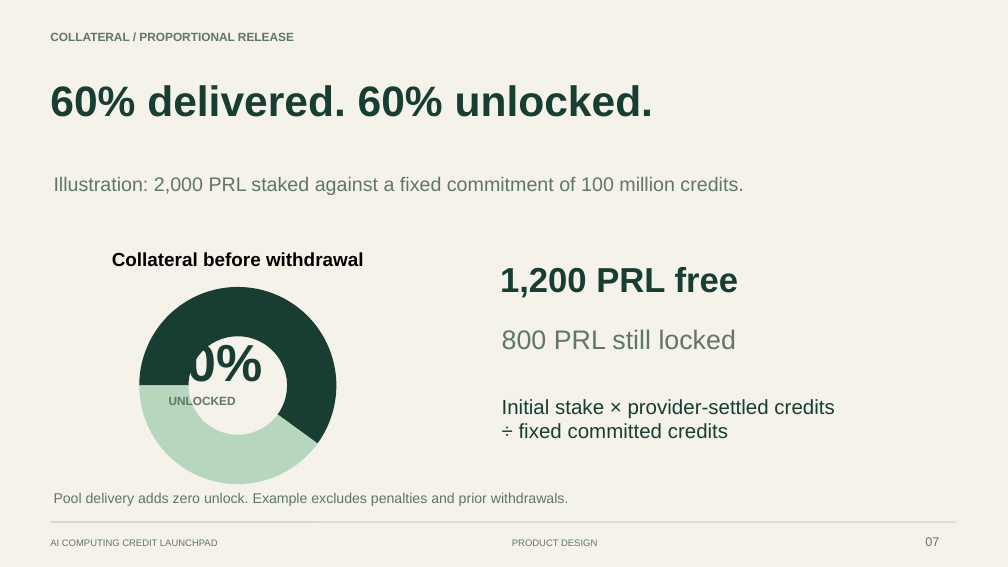
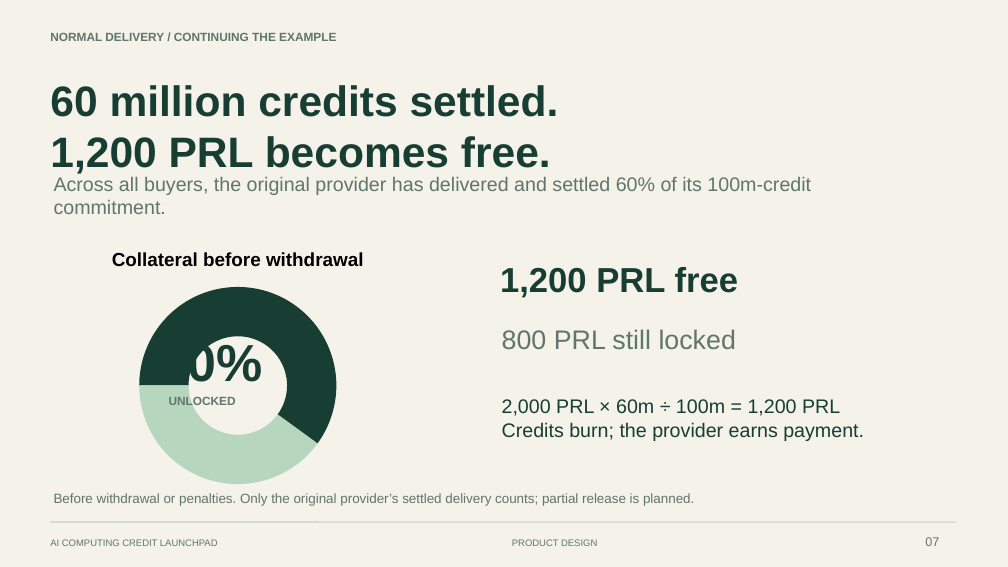
Before and after one commit to xgaozoyoe/cc-launchpad-router, a slide deck: slide 7 of apps/launchpad/public/whitepaper/ai-computing-credit-launchpad.pptx. Drawn at 1008x567 pixels with LibreOffice and Linux fonts; fonts in the diff are those of the drawing. Boxes give left, top, right and bottom in pixels: in the first picture for what was removed or moved away, otherwise in the second. Text is boxed around its words. In the diff, an @@ line names an element or a change of style, - is before the commit and + after.

```diff
--- a/apps/launchpad/public/whitepaper/ai-computing-credit-launchpad.pptx
+++ b/apps/launchpad/public/whitepaper/ai-computing-credit-launchpad.pptx
@@ text at [50, 33, 336, 41]: text changed @@
-COLLATERAL / PROPORTIONAL RELEASE
+NORMAL DELIVERY / CONTINUING THE EXAMPLE
@@ text at [50, 85, 559, 174]: text changed @@
-60% delivered. 60% unlocked.
+60 million credits settled.
+1,200 PRL becomes free.
@@ text at [54, 177, 811, 214]: text changed @@
-Illustration: 2,000 PRL staked against a fixed commitment of 100 million credits.
+Across all buyers, the original provider has delivered and settled 60% of its 100m-credit commitment.
@@ text at [502, 399, 864, 441]: text changed; size 19.5 to 18.8 pt @@
-Initial stake × provider-settled credits
-÷ fixed committed credits
+2,000 PRL × 60m ÷ 100m = 1,200 PRL
+Credits burn; the provider earns payment.
@@ text at [54, 493, 694, 506]: text changed; size 13.5 to 12.8 pt @@
-Pool delivery adds zero unlock. Example excludes penalties and prior withdrawals.
+Before withdrawal or penalties. Only the original provider’s settled delivery counts; partial release is planned.
```
Also in this commit, not shown: 4 other slides changed, 5 slides added, 5 slides removed, 1 other file.
